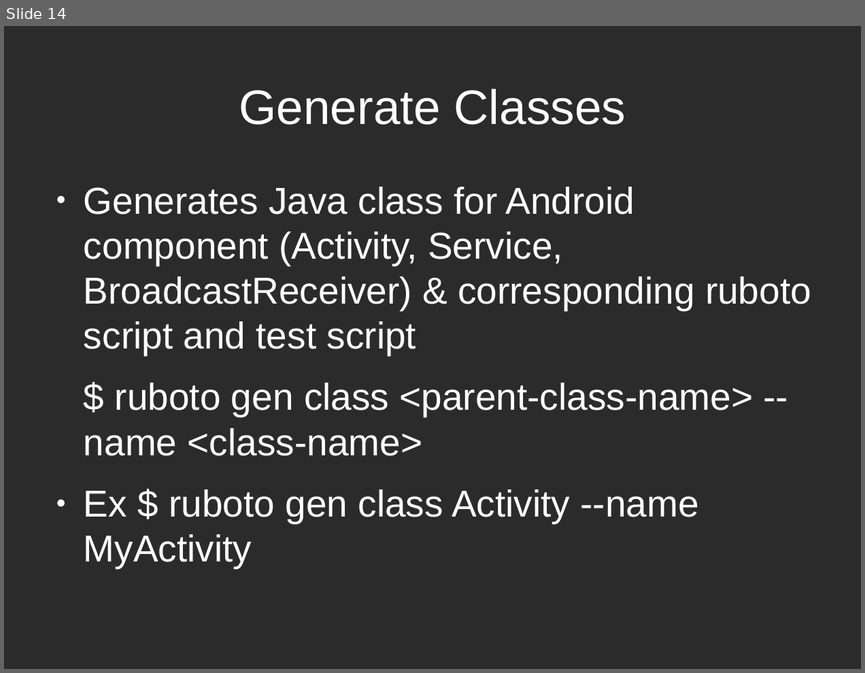
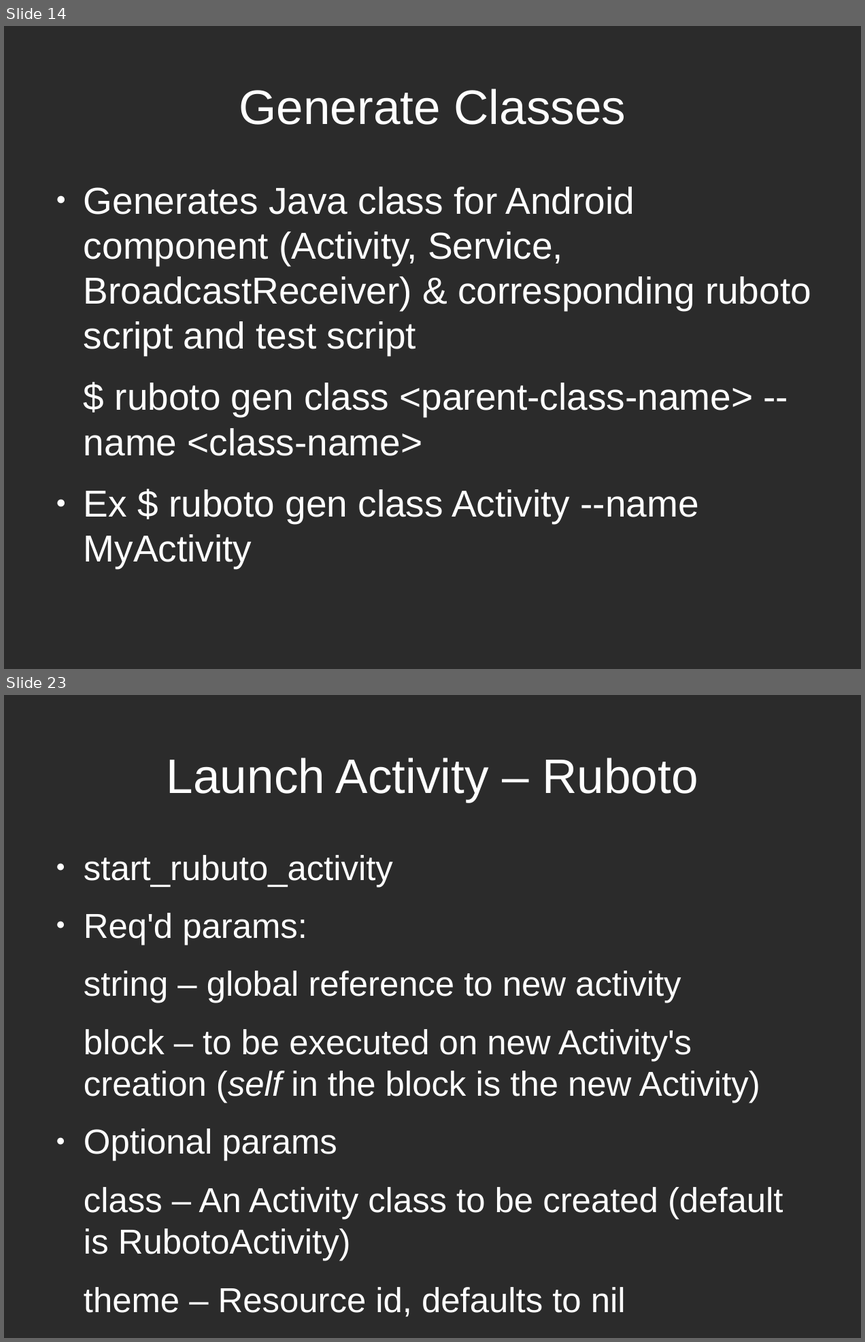
Before and after one commit to speakingcode/pres-ruboto, a slide deck: pres-ruboto.odp. Shown one above the other, each under a label of ours: slide 14 before the commit, slides 14 and 23 after it; the slides between them are not shown. The pictures are 865x673 and 865x1342 pixels, drawn with LibreOffice and Linux fonts; fonts in the diff are those of the drawing; background and template pictures are left out; a plain dark background stands for a picture behind light text. Boxes give left, top, right and bottom in pixels: in the first picture for what was removed or moved away, otherwise in the second. Text is boxed around its words. In the diff, an @@ line names an element or a change of style, - is before the commit and + after.

```diff
--- a/pres-ruboto.odp
+++ b/pres-ruboto.odp
@@ slide 23 added at bbox=[4, 695, 861, 1338], background picture (left out) @@
@@ title added at bbox=[167, 758, 698, 802], 44.8 pt, text #FFFFFF @@
+Launch Activity – Ruboto
@@ text added at bbox=[84, 855, 783, 1317], 32.1 pt, text #FFFFFF @@
+● start_rubuto_activity
+● Req'd params:
+string – global reference to new activity
+block – to be executed on new Activity's creation (self in the block is the new Activity)
+● Optional params
+class – An Activity class to be created (default is RubotoActivity)
+theme – Resource id, defaults to nil
```
Also in this commit, not shown: 7 slides changed, 8 other slides added, 1 slide removed.
